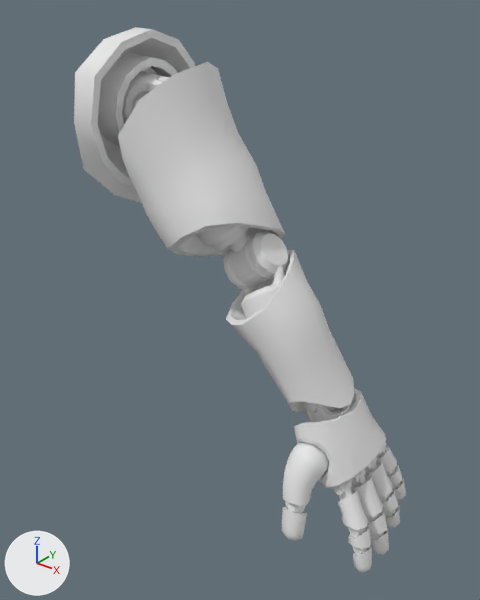
Renders of the Blender file Bodies/WonderBodies/Males/Strong/Body_WonderBody_Male_Strong_ArmLeft.blend from each side of a commit.
The view is the same before and after, from a 50 mm camera at (0.963, -0.695, 1.596) aimed at (0.411, -0.005, 1.168). The axes (+X, +Y, +Z) are drawn at lower left. The lights are the same throughout. The picture after the commit comes second.

Objects in the first picture: 'Body_WonderBody_Male_Strong_ArmLeft'.
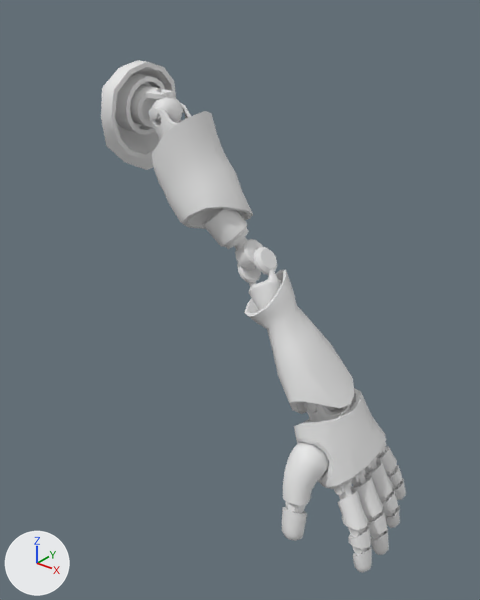
The newer file adds a shape key; the second version is drawn at full value of the shape key 'BlendShape_Sleeve_Default' of 'Body_WonderBody_Male_Strong_ArmLeft', and the change is written as the vertex moves it makes.

Patch to the scene script:
```diff
--- a/Bodies/WonderBodies/Males/Strong/Body_WonderBody_Male_Strong_ArmLeft.blend.py
+++ b/Bodies/WonderBodies/Males/Strong/Body_WonderBody_Male_Strong_ArmLeft.blend.py
@@ me_body_wonderbody_male_strong_armleft @@
 # used by ob_body_wonderbody_male_strong_armleft; location = (0.0, 0.0, 0.0)
-me_body_wonderbody_male_strong_armleft.from_pydata(...)  # 2973 vertices, 3234 faces; spans x 0.145..0.683, y -0.111..0.12, z 0.829..1.532
+me_body_wonderbody_male_strong_armleft.from_pydata(...)  # 2973 vertices, 3234 faces; spans x 0.174..0.683, y -0.111..0.109, z 0.829..1.488
+# me_body_wonderbody_male_strong_armleft part 1: the loose piece of 49 vertices spanning x 0.151..0.24, y -0.11..0.12, z 1.272..1.532 is scaled about its middle by 0.613, then moved by (0.006, 0.001, 0.006)
+# me_body_wonderbody_male_strong_armleft part 2: the loose piece of 65 vertices spanning x 0.154..0.237, y -0.059..0.082, z 1.353..1.499 is scaled about its middle by 0.613, then moved by (0.006, 0.0, 0.0)
+# me_body_wonderbody_male_strong_armleft part 3: the loose piece of 161 vertices spanning x 0.239..0.374, y -0.036..0.059, z 1.295..1.444 is scaled about its middle by 0.613, then moved by (-0.012, 0.0, 0.013)
+# me_body_wonderbody_male_strong_armleft part 4: the loose piece of 118 vertices spanning x 0.254..0.442, y -0.087..0.096, z 1.207..1.494 is scaled about its middle by 0.613, then moved by (-0.007, 0.001, -0.009)
+# me_body_wonderbody_male_strong_armleft part 5: the loose piece of 112 vertices spanning x 0.304..0.447, y -0.051..0.064, z 1.183..1.346 is scaled about its middle by 0.613, then moved by (0.008, 0.006, -0.009)
+# me_body_wonderbody_male_strong_armleft part 6: the loose piece of 155 vertices spanning x 0.227..0.298, y -0.036..0.059, z 1.372..1.469 is scaled about its middle by 0.613, then moved by (0.0, 0.0, 0.001)
+# me_body_wonderbody_male_strong_armleft part 7: the loose piece of 161 vertices spanning x 0.145..0.29, y -0.036..0.059, z 1.372..1.477 is scaled about its middle by 0.613, then moved by (0.009, 0.0, -0.001)
+# me_body_wonderbody_male_strong_armleft part 8: 362 of 2973 vertices moved; they spanned x 0.363..0.572, y -0.061..0.093, z 1.032..1.267 and now span x 0.387..0.571, y -0.039..0.066, z 1.032..1.243; mean shift (-0.001, 0.0, 0.001); largest move (0.445, -0.015, 1.114) -> (0.441, 0.005, 1.153)
```

Where the change shows, as pixel boxes (x1, y1, x2, y2) in the pictures (480 x 600 px; the box of a moved part takes in the faces that stretch with it):
'Body_WonderBody_Male_Strong_ArmLeft', reshaped (8% narrower, 6% shorter)
    before: (74, 27, 406, 573)
    after: (101, 60, 406, 573)
part 1 of me_body_wonderbody_male_strong_armleft, moved or reshaped
    before: (74, 27, 195, 203)
    after: (101, 60, 176, 170)
part 2 of me_body_wonderbody_male_strong_armleft, moved or reshaped
    before: (98, 53, 177, 146)
    after: (115, 73, 166, 135)
part 3 of me_body_wonderbody_male_strong_armleft, moved or reshaped (mostly hidden before)
    before: (134, 100, 139, 108)
    after: (150, 104, 191, 140)
part 4 of me_body_wonderbody_male_strong_armleft, moved or reshaped
    before: (118, 62, 285, 256)
    after: (152, 111, 253, 229)
part 5 of me_body_wonderbody_male_strong_armleft, moved or reshaped
    before: (196, 225, 273, 286)
    after: (202, 208, 263, 270)
part 6 of me_body_wonderbody_male_strong_armleft, moved or reshaped (mostly hidden before)
    before: (158, 76, 169, 82)
    after: (149, 89, 184, 124)
part 7 of me_body_wonderbody_male_strong_armleft, moved or reshaped
    before: (122, 71, 170, 125)
    after: (130, 84, 166, 129)
part 8 of me_body_wonderbody_male_strong_armleft, moved or reshaped
    before: (223, 230, 354, 413)
    after: (237, 247, 354, 413)
